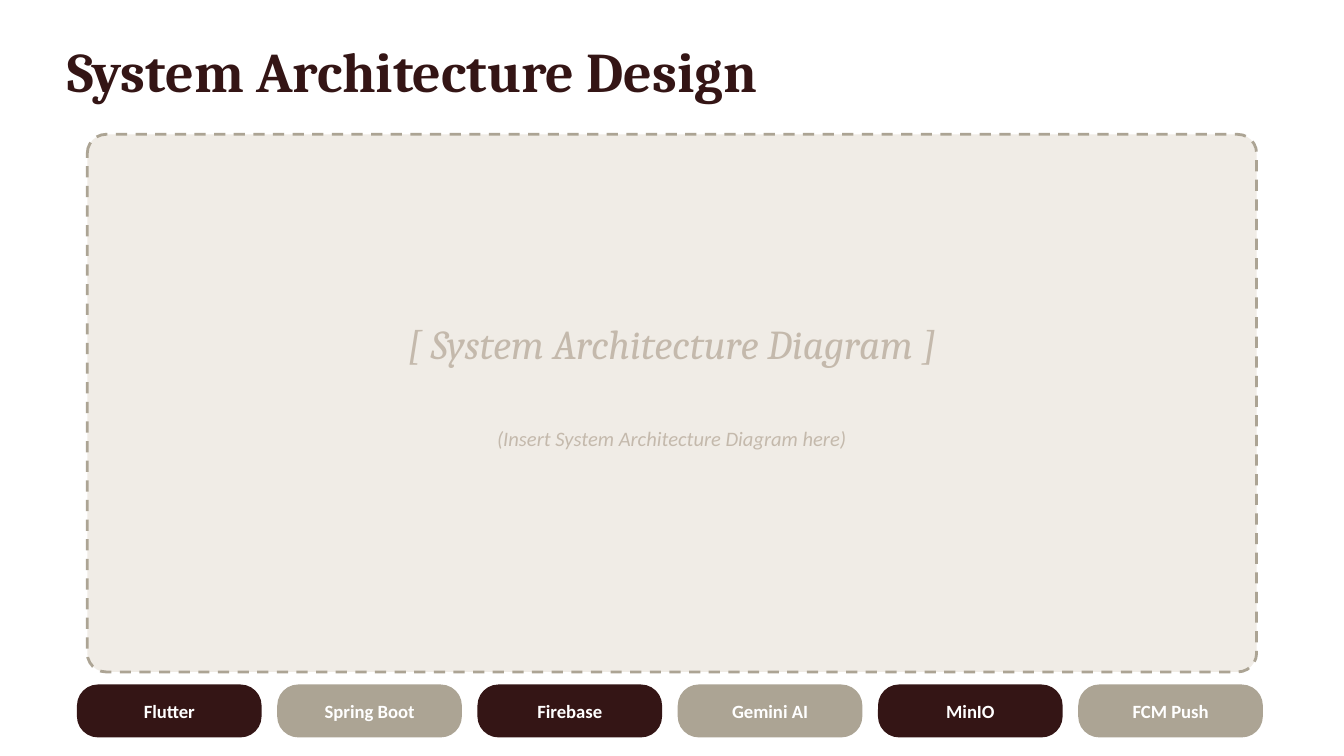
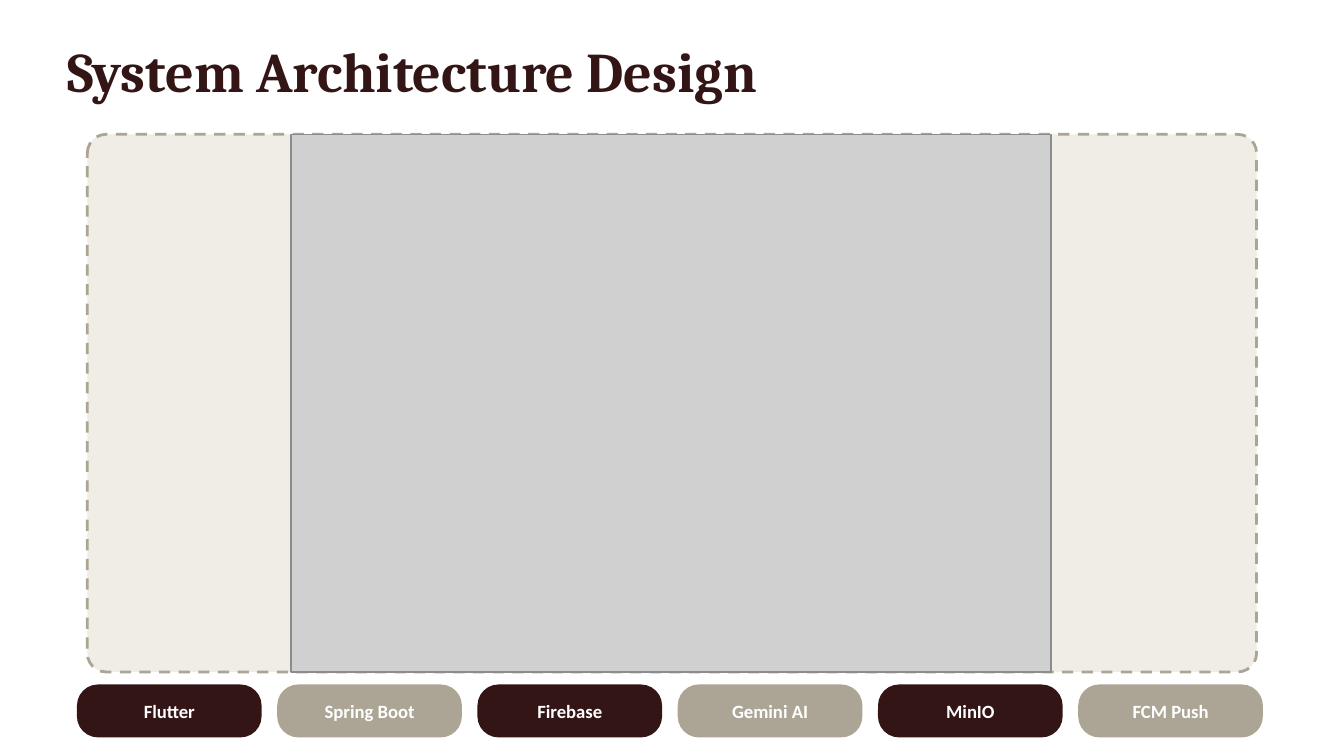
Before and after one commit to BlackQwerty/mybahaya, a slide deck: slide 10 of diagrams-xml/MyBahaya_FYP1.pptx. Drawn at 1344x756 pixels with LibreOffice and Linux fonts; fonts in the diff are those of the drawing; grey boxes stand for pictures. Boxes give left, top, right and bottom in pixels: in the first picture for what was removed or moved away, otherwise in the second. Text is boxed around its words. In the diff, an @@ line names an element or a change of style, - is before the commit and + after.

```diff
--- a/diagrams-xml/MyBahaya_FYP1.pptx
+++ b/diagrams-xml/MyBahaya_FYP1.pptx
@@ picture added at box(292, 134, 1051, 672) @@
@@ text removed at box(431, 331, 913, 368) @@
-[ System Architecture Diagram ]
@@ text removed at box(497, 431, 846, 449) @@
-(Insert System Architecture Diagram here)
```
Also in this commit, not shown: 2 other slides changed, 14 other files.
